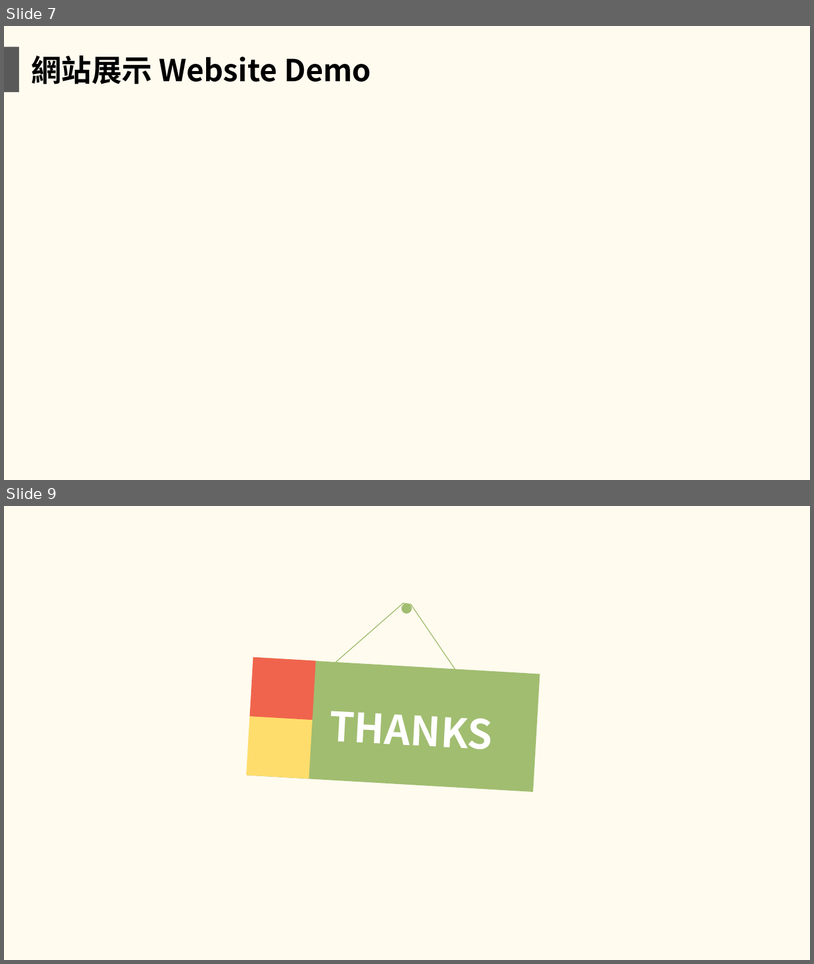
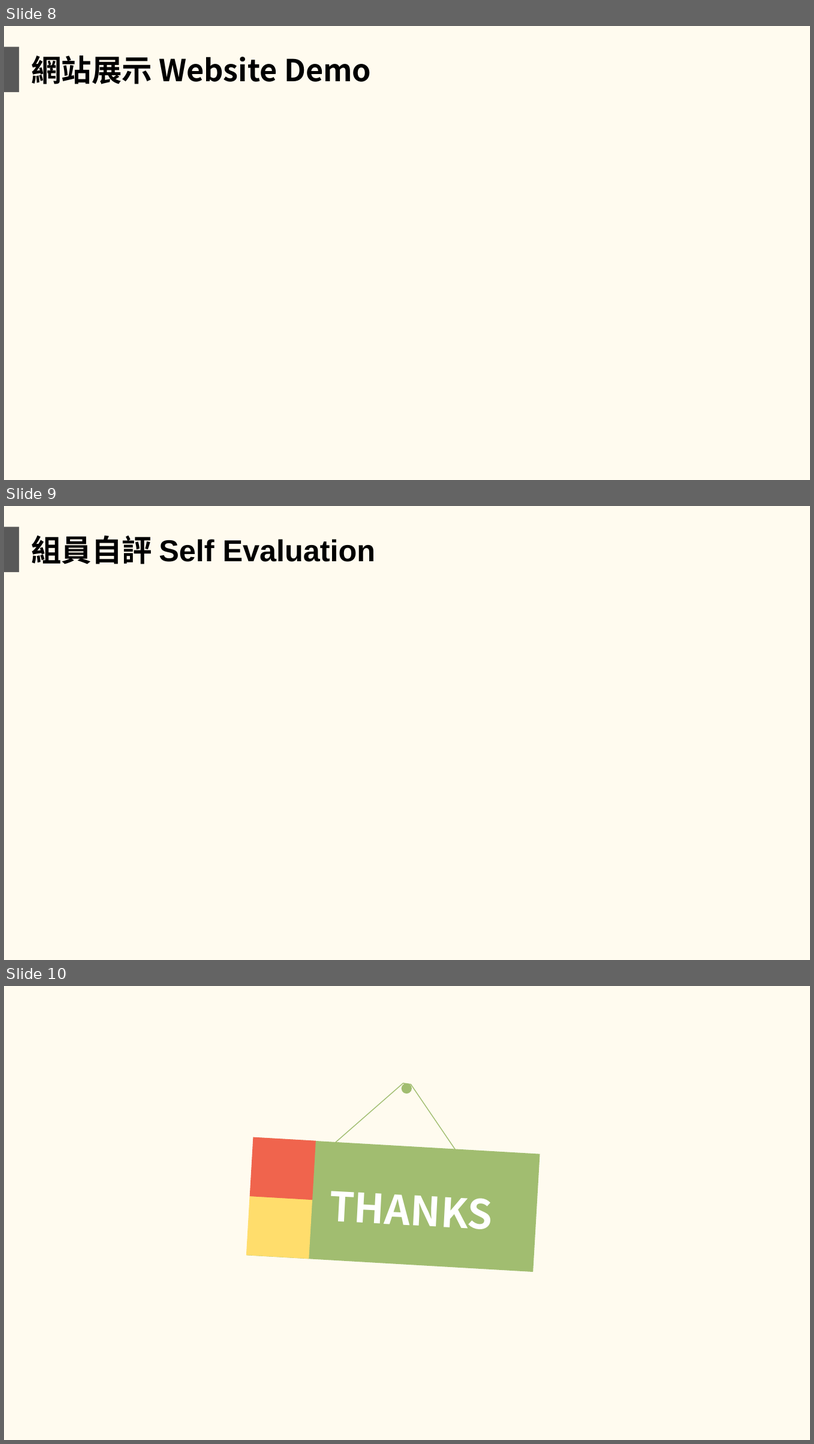
Before and after one commit to NTUST/108-team12, a slide deck: 網頁製作期末報告_team12.pptx. Shown one above the other, each under a label of ours: slides 7 and 9 before the commit, slides 8, 9 and 10 after it; the slides between them are not shown. The pictures are 814x964 and 814x1444 pixels, drawn with LibreOffice and Linux fonts; fonts in the diff are those of the drawing. Boxes give left, top, right and bottom in pixels: in the first picture for what was removed or moved away, otherwise in the second. Text is boxed around its words. In the diff, an @@ line names an element or a change of style, - is before the commit and + after.

```diff
--- a/網頁製作期末報告_team12.pptx
+++ b/網頁製作期末報告_team12.pptx
@@ slide 9 added at [4, 506, 810, 960], background #FFFBEF @@
@@ rectangle added at [4, 526, 19, 572], fill #595959 @@
@@ text added at [31, 535, 376, 564], 36 pt, text #000000, bold @@
+組員自評 Self Evaluation
@@ what was slide 7 is now slide 8 @@
@@ what was slide 9 is now slide 10 @@
```
Also in this commit, not shown: 1 slide changed.
